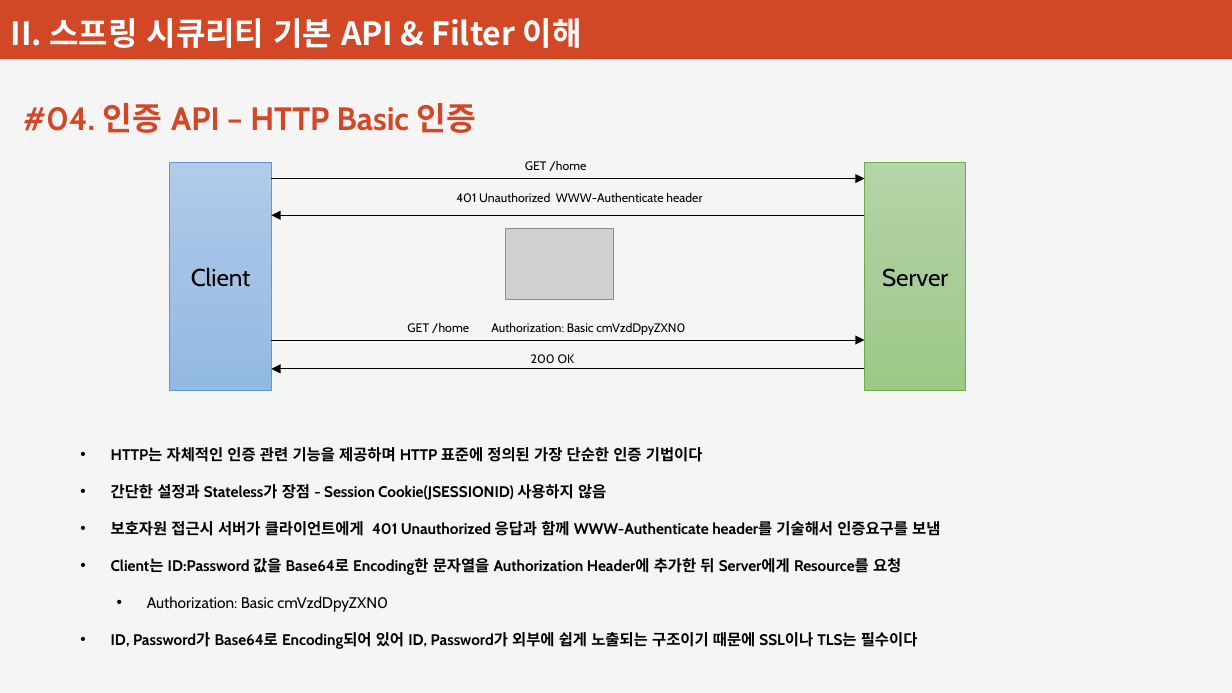
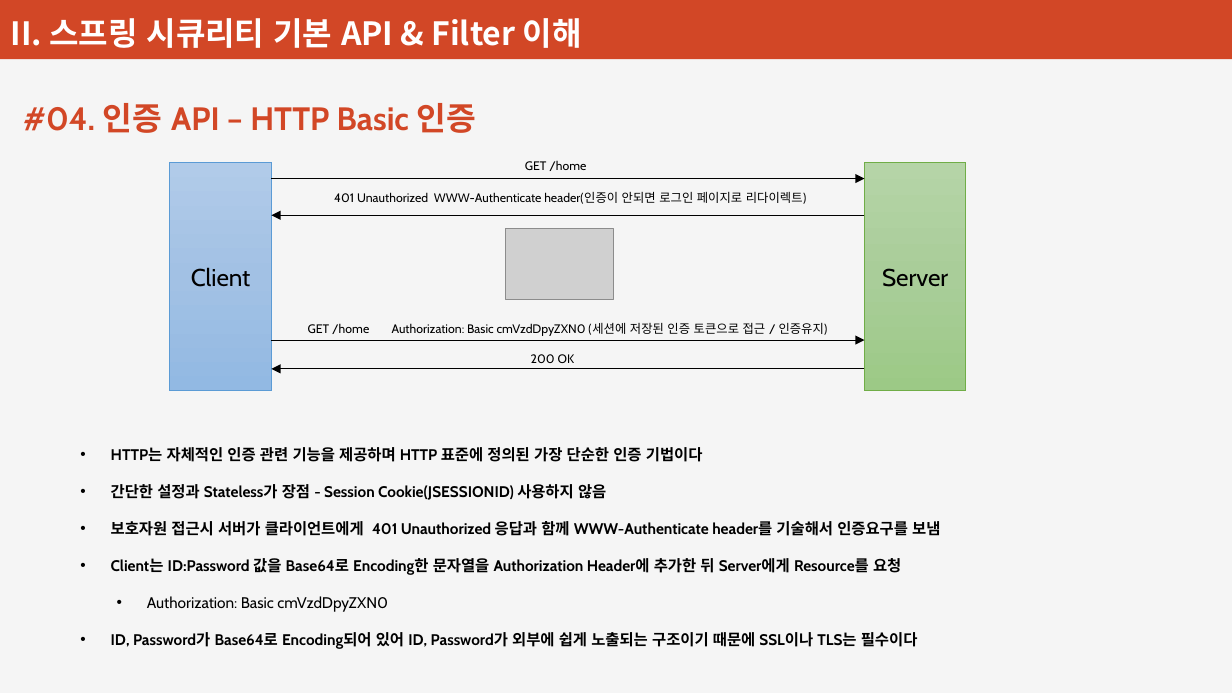
Before and after one commit to plitche/Inflearn_Spring_Security, a slide deck: slide 12 of Document/강의안.pptx. Drawn at 1232x693 pixels with LibreOffice and Linux fonts; fonts in the diff are those of the drawing; grey boxes stand for pictures. Boxes give left, top, right and bottom in pixels: in the first picture for what was removed or moved away, otherwise in the second. Text is boxed around its words. In the diff, an @@ line names an element or a change of style, - is before the commit and + after.

Commit message:
Form Login 인증

```diff
--- a/Document/강의안.pptx
+++ b/Document/강의안.pptx
@@ text at (x1=334, y1=192, x2=806, y2=204): text changed @@
-401 Unauthorized WWW-Authenticate header
+401 Unauthorized WWW-Authenticate header(인증이 안되면 로그인 페이지로 리다이렉트)
@@ text at (x1=308, y1=323, x2=828, y2=336): text changed @@
-GET /home Authorization: Basic cmVzdDpyZXN0
+GET /home Authorization: Basic cmVzdDpyZXN0 (세션에 저장된 인증 토큰으로 접근 / 인증유지)
```
Also in this commit, not shown: 1 slide added, 2 other files.
